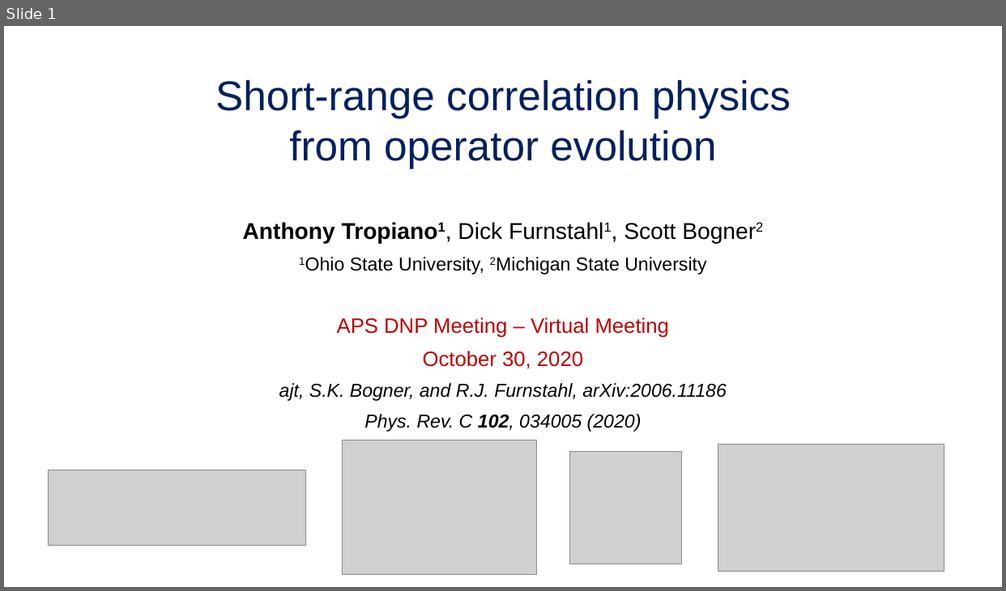
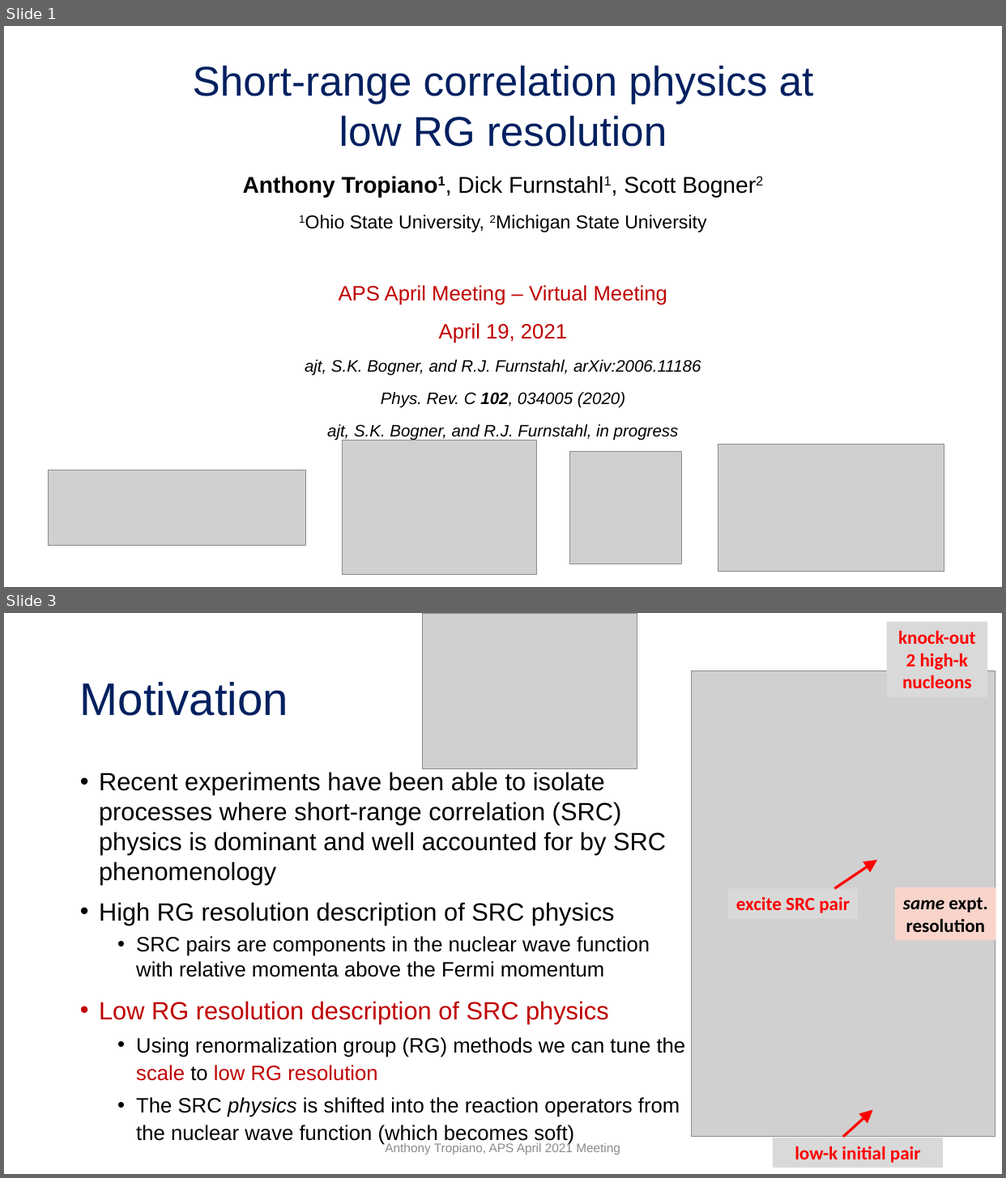
Before and after one commit to tropiano4/tropiano-srg, a slide deck: Presentations/APS_April2021/tropiano_aps_april2021.pptx. Shown one above the other, each under a label of ours: slide 1 before the commit, slides 1 and 3 after it; the slides between them are not shown. The pictures are 1006x591 and 1006x1178 pixels, drawn with LibreOffice and Linux fonts; fonts in the diff are those of the drawing; grey boxes stand for pictures. Boxes give left, top, right and bottom in pixels: in the first picture for what was removed or moved away, otherwise in the second. Text is boxed around its words. In the diff, an @@ line names an element or a change of style, - is before the commit and + after.

Commit message:
Updating high-q SNMD tails figures and adding to APS presentation

```diff
--- a/Presentations/APS_April2021/tropiano_aps_april2021.pptx
+++ b/Presentations/APS_April2021/tropiano_aps_april2021.pptx
@@ slide 3 added at [4, 613, 1002, 1174], background #FFFFFF @@
@@ picture added at [423, 613, 638, 769] @@
@@ rectangle added at [887, 622, 987, 697], fill #D9D9D9, 18 pt, text #FF0000, bold @@
+knock-out 2 high-k nucleons
@@ title added at [80, 682, 288, 716], 44 pt, text #002060 @@
+Motivation
@@ picture added at [692, 671, 995, 1137] @@
@@ text added at [99, 772, 686, 1118], 20 pt, text #000000 @@
+• Recent experiments have been able to isolate processes where short-range correlation (SRC) physics is dominant and well accounted for by SRC phenomenology
+• High RG resolution description of SRC physics
+  • SRC pairs are components in the nuclear wave function with relative momenta above the Fermi momentum
+• Low RG resolution description of SRC physics
+  • Using renormalization group (RG) methods we can tune the scale to low RG resolution
+  • The SRC physics is shifted into the reaction operators from the nuclear wave function (which becomes soft)
@@ arrow added from (835, 888) to (878, 860), #FF0000 2.5 pt @@
@@ rectangle added at [729, 888, 859, 918], fill #D9D9D9, 18 pt, text #FF0000, bold @@
+excite SRC pair
@@ rectangle added at [896, 888, 997, 941], fill #F8D4CB, 18 pt, text #000000, bold @@
+same expt. resolution
@@ arrow added from (843, 1137) to (873, 1110), #FF0000 2.5 pt @@
@@ text added at [385, 1143, 620, 1155], 12 pt, text #8C8C8C @@
+Anthony Tropiano, APS April 2021 Meeting
@@ rectangle added at [773, 1138, 943, 1168], fill #D9D9D9, 18 pt, text #FF0000, bold @@
+low-k initial pair
@@ page number added at [918, 1150, 926, 1153], 12 pt, text #8C8C8C @@
+3
@@ slide 1 changed as well @@
@@ title at [193, 65, 814, 147]: text changed @@
-Short-range correlation physics from operator evolution
+Short-range correlation physics at low RG resolution
@@ subtitle "Anthony Tropiano1, Dick Furnstahl1, Scott ...": place and size @@
-subtitle "Anthony Tropiano1, Dick Furnstahl1, Scott ..." at [243, 222, 727, 432]
+subtitle "Anthony Tropiano1, Dick Furnstahl1, Scott ..." at [243, 176, 706, 441]
@@ subtitle at [243, 176, 706, 408]: size 18 to 16 pt in "ajt, S.K. Bogner, and R.J. Furnstahl, arXiv:2006.11186", "Phys. Rev. C 102, 034005 (2020)"; line spacing 0.9 to 1.1 @@
@@ subtitle at [339, 285, 667, 344]: text changed @@
-APS DNP Meeting – Virtual Meeting
-October 30, 2020
+APS April Meeting – Virtual Meeting
+April 19, 2021
@@ subtitle at [327, 425, 679, 441]: paragraph added @@
+ajt, S.K. Bogner, and R.J. Furnstahl, in progress
```
Also in this commit, not shown: 15 other slides added, 3 slides removed, 15 other files.
